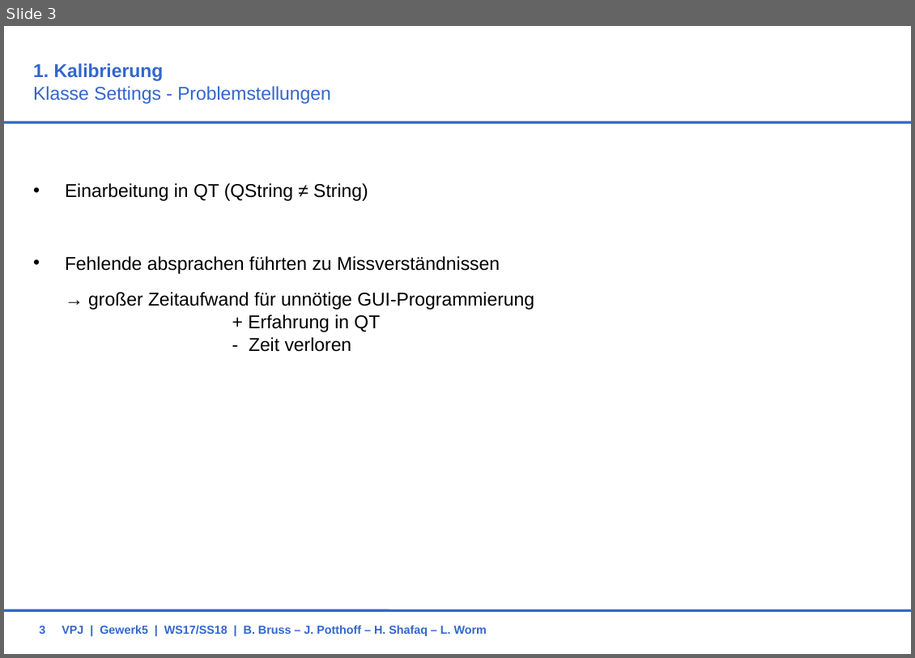
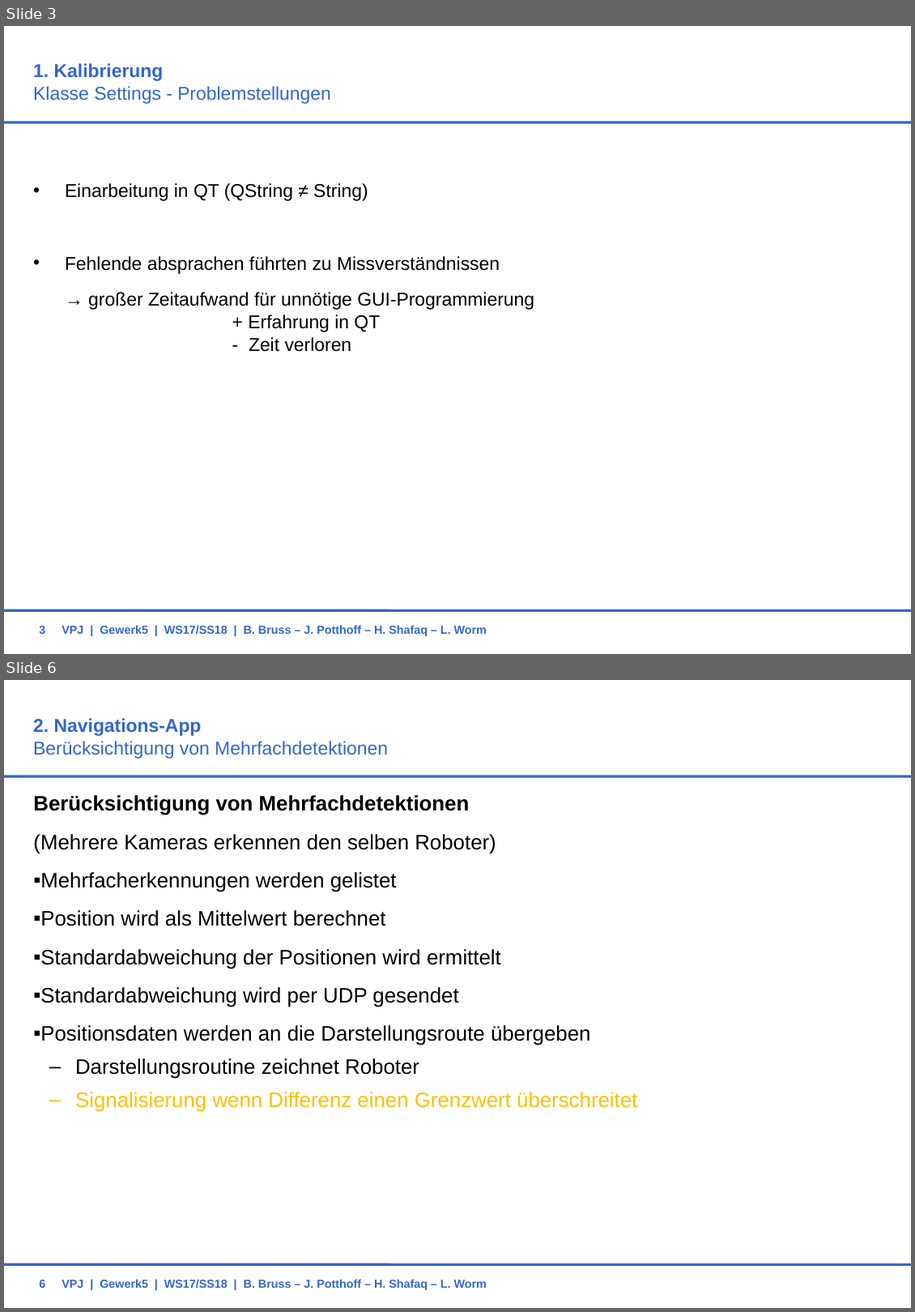
Before and after one commit to BBRUSS/VPJW17G5, a slide deck: 11_Orga/ZwischenPraesentation.ppt. Shown one above the other, each under a label of ours: slide 3 before the commit, slides 3 and 6 after it; the slides between them are not shown. The pictures are 915x658 and 915x1312 pixels, drawn with LibreOffice and Linux fonts; fonts in the diff are those of the drawing; background and template pictures are left out. Boxes give left, top, right and bottom in pixels: in the first picture for what was removed or moved away, otherwise in the second. Text is boxed around its words. In the diff, an @@ line names an element or a change of style, - is before the commit and + after.

Commit message:
Einfügen Folien Navigation

```diff
--- a/11_Orga/ZwischenPraesentation.ppt
+++ b/11_Orga/ZwischenPraesentation.ppt
@@ slide 6 added at (4,680,911,1308), background #FFFFFF; not listed: 2 template elements that a slide beside it also shows @@
@@ title added at (33,718,388,759), 16 pt, text #3366CC @@
+2. Navigations-App
+Berücksichtigung von Mehrfachdetektionen
@@ text added at (33,795,637,1112), 18 pt, text #000000 @@
+  Berücksichtigung von Mehrfachdetektionen
+  (Mehrere Kameras erkennen den selben Roboter)
+  ▪ Mehrfacherkennungen werden gelistet
+  ▪ Position wird als Mittelwert berechnet
+  ▪ Standardabweichung der Positionen wird ermittelt
+  ▪ Standardabweichung wird per UDP gesendet
+  ▪ Positionsdaten werden an die Darstellungsroute übergeben
+    – Darstellungsroutine zeichnet Roboter
+    – Signalisierung wenn Differenz einen Grenzwert überschreitet
@@ page number added at (39,1279,45,1288), 10 pt, text #3366CC, bold @@
+6
@@ text added at (62,1279,487,1290), 10 pt, text #3366CC, bold @@
+VPJ | Gewerk5 | WS17/SS18 | B. Bruss – J. Potthoff – H. Shafaq – L. Worm
```
Also in this commit, not shown: 6 other slides added.
